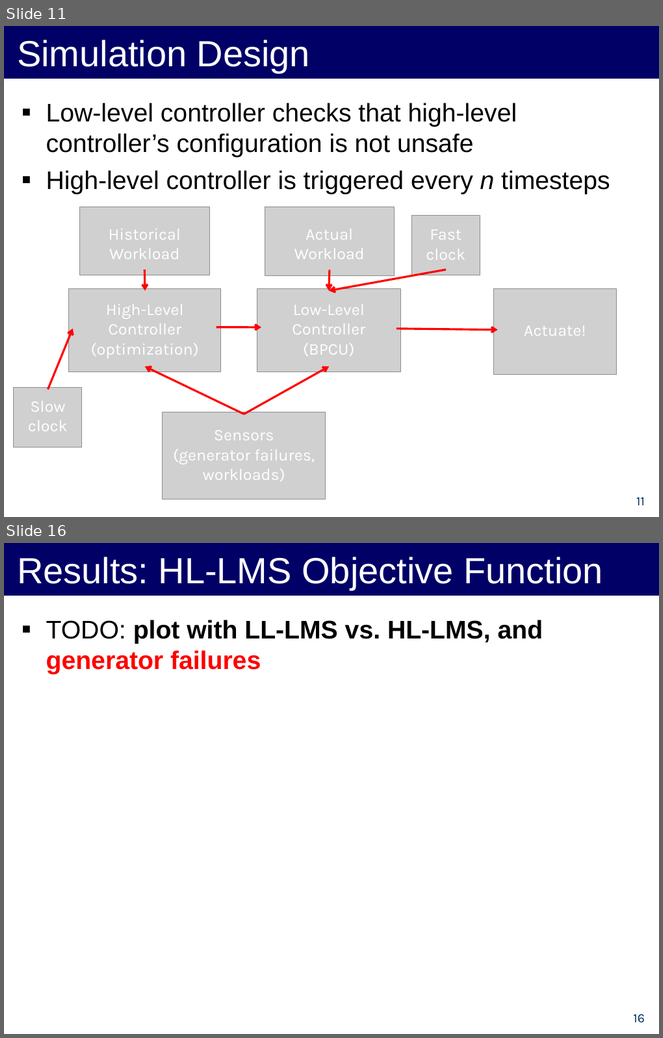
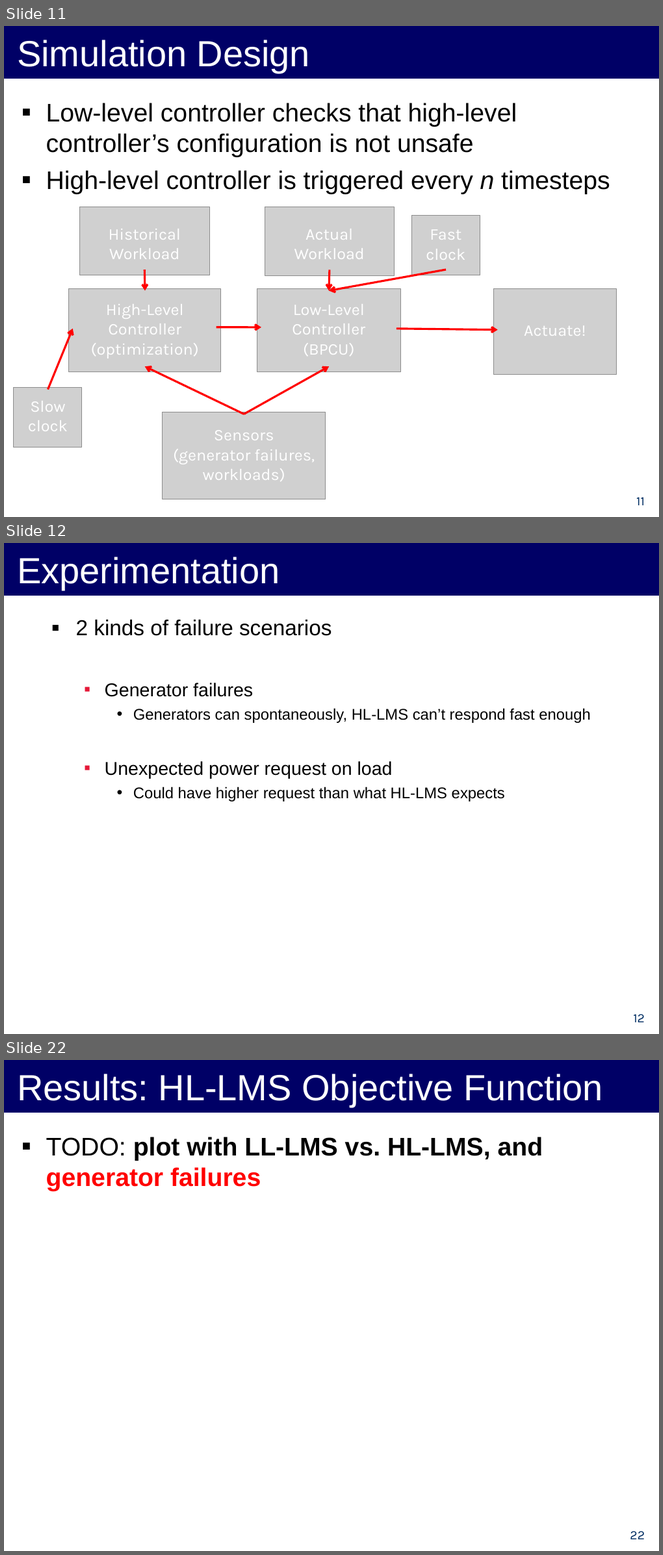
Before and after one commit to forresti/optimal_load_management, a slide deck: project/12-3-12_Presentation.ppt. Shown one above the other, each under a label of ours: slides 11 and 16 before the commit, slides 11, 12 and 22 after it; the slides between them are not shown. The pictures are 663x1038 and 663x1555 pixels, drawn with LibreOffice and Linux fonts; fonts in the diff are those of the drawing; grey boxes stand for pictures. Boxes give left, top, right and bottom in pixels: in the first picture for what was removed or moved away, otherwise in the second. Text is boxed around its words. In the diff, an @@ line names an element or a change of style, - is before the commit and + after.

```diff
--- a/project/12-3-12_Presentation.ppt
+++ b/project/12-3-12_Presentation.ppt
@@ slide 12 added at <box>4,543,659,1034</box>, background #FFFFFF @@
@@ title added at <box>4,543,659,596</box>, fill #000066, 40 pt, text #FFFFFF @@
+Experimentation
@@ text added at <box>76,620,590,802</box>, 17 pt, text #000000 @@
+▪ 2 kinds of failure scenarios
+  ▪ Generator failures
+    • Generators can spontaneously, HL-LMS can’t respond fast enough
+  ▪ Unexpected power request on load
+    • Could have higher request than what HL-LMS expects
@@ page number added at <box>633,1014,645,1023</box>, 14 pt, text #002D62 @@
+12
@@ what was slide 16 is now slide 22 @@
@@ page number at <box>630,1531,645,1540</box>: text changed @@
-16
+22
```
Also in this commit, not shown: 3 slides changed, 8 other slides added, 3 slides removed.
